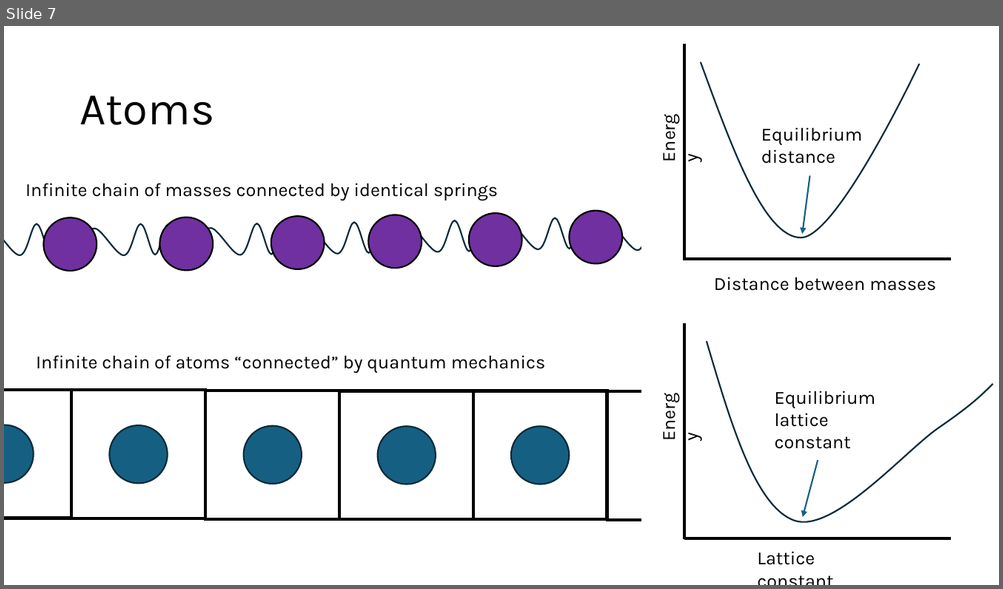
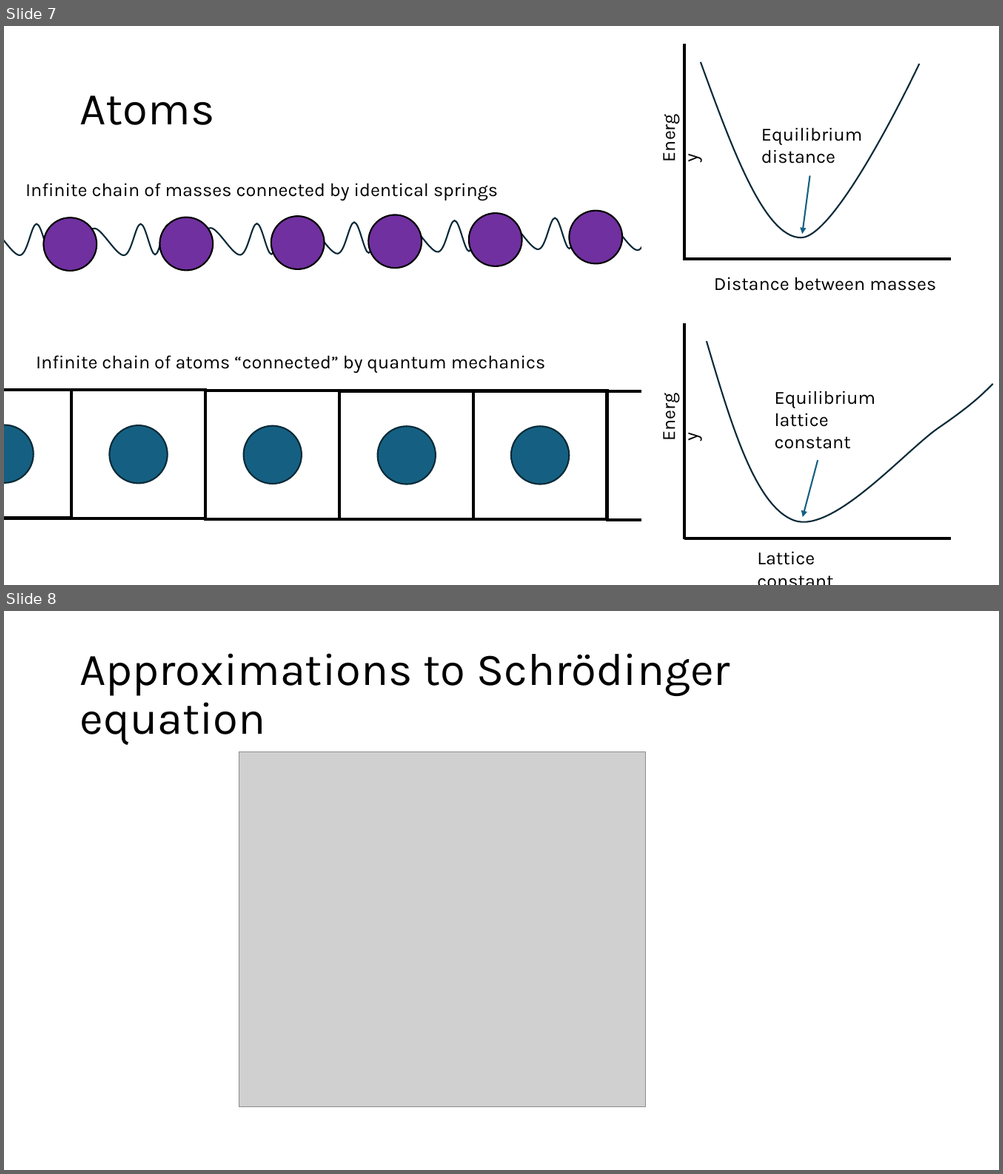
Before and after one commit to Mads-PeterVC/imlms, a slide deck: lessons/lesson_3/lecture3.pptx. Shown one above the other, each under a label of ours: slide 7 before the commit, slides 7 and 8 after it. The pictures are 1003x589 and 1003x1174 pixels, drawn with LibreOffice and Linux fonts; fonts in the diff are those of the drawing; grey boxes stand for pictures. Boxes give left, top, right and bottom in pixels: in the first picture for what was removed or moved away, otherwise in the second. Text is boxed around its words. In the diff, an @@ line names an element or a change of style, - is before the commit and + after.

```diff
--- a/lessons/lesson_3/lecture3.pptx
+++ b/lessons/lesson_3/lecture3.pptx
@@ slide 8 added at [4,611,999,1170], background #FFFFFF @@
@@ title added at [79,653,730,745], 44 pt, text #000000 @@
+Approximations to Schrödinger equation
@@ picture added at [239,752,645,1107] @@
```
Also in this commit, not shown: 3 other slides added, 1 slide removed.
